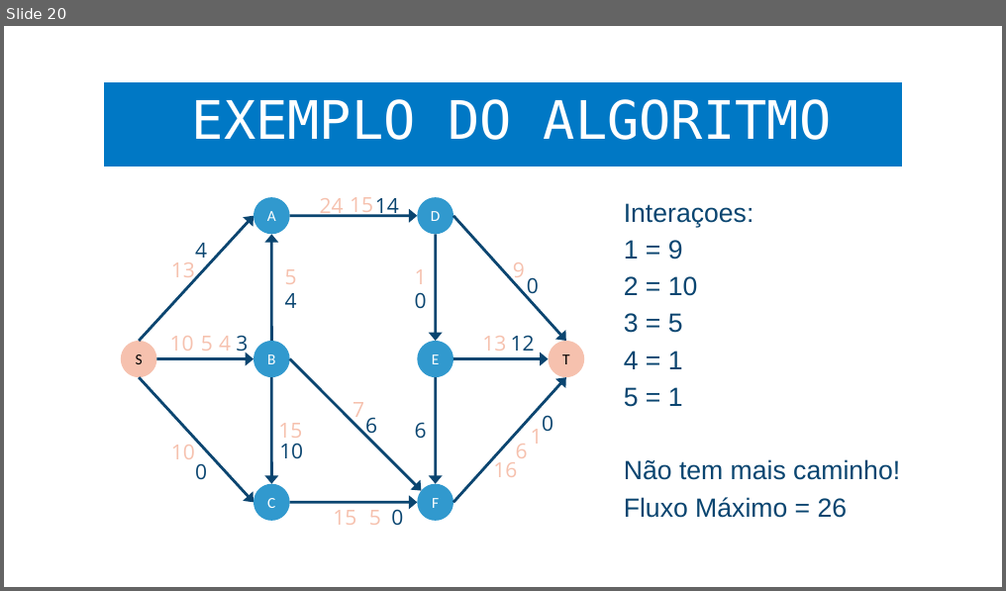
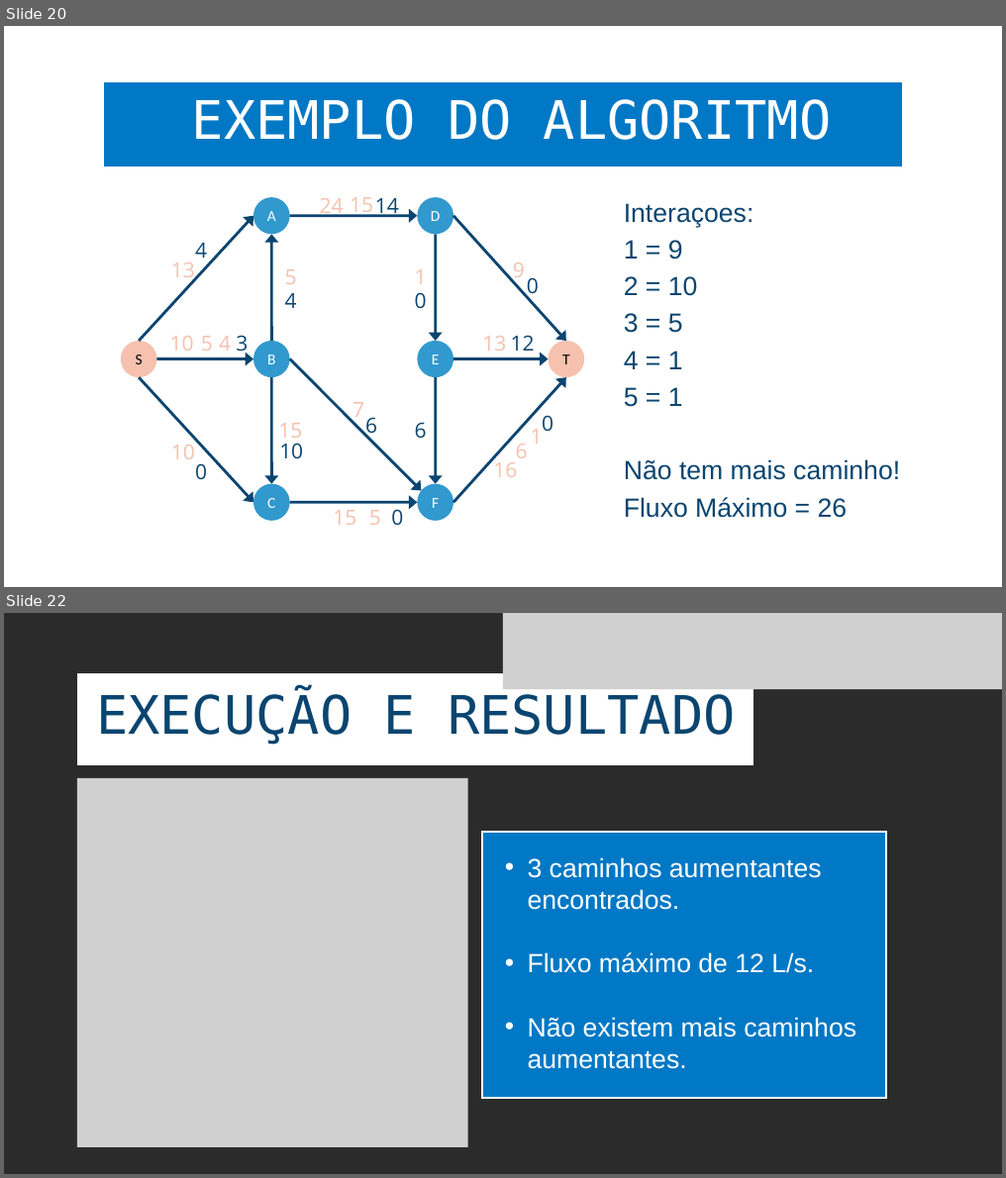
Before and after one commit to jair-ferreira-rodrigues-neto/seminario-grafos, a slide deck: docs/slides/Slides.pptx. Shown one above the other, each under a label of ours: slide 20 before the commit, slides 20 and 22 after it; the slides between them are not shown. The pictures are 1006x591 and 1006x1178 pixels, drawn with LibreOffice and Linux fonts; fonts in the diff are those of the drawing; grey boxes stand for pictures; background and template pictures are left out; a plain dark background stands for a picture behind light text. Boxes give left, top, right and bottom in pixels: in the first picture for what was removed or moved away, otherwise in the second. Text is boxed around its words. In the diff, an @@ line names an element or a change of style, - is before the commit and + after.

```diff
--- a/docs/slides/Slides.pptx
+++ b/docs/slides/Slides.pptx
@@ slide 22 added at (4,613,1002,1174), background picture (left out) @@
@@ group added at (77,613,1002,1148): 2 freeform shapes, 2 pictures, 2 texts @@
+EXECUÇÃO E RESULTADO
+  • 3 caminhos aumentantes encontrados.
+  • Fluxo máximo de 12 L/s.
+  • Não existem mais caminhos aumentantes.
```
Also in this commit, not shown: 5 slides changed, 4 other slides added, 5 slides removed.
